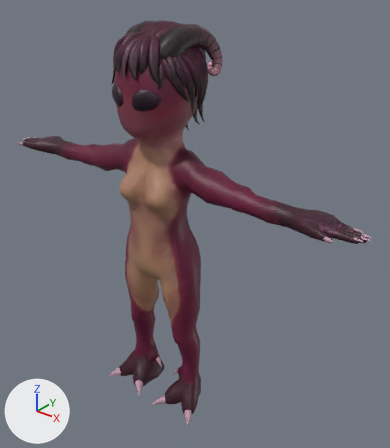
The Blender file 3dModels/follow/follow.blend: old version first, new version second.
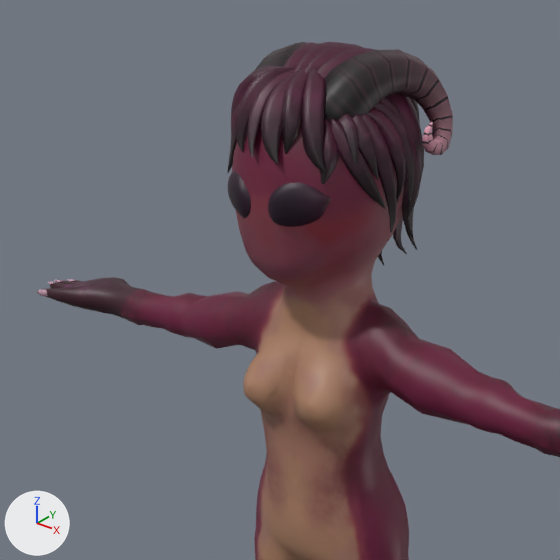
The first picture shows the older version from a 50 mm lens placed at (1.449, -1.538, 1.936), pointed at (0.098, 0.151, 0.889). The close-ups show both versions on the part from 0% to 71% of the width and 0% to 61% of the height of that picture; other places that the commit changed are outside them. Every picture has the same lights, and +X, +Y and +Z are marked at lower left.
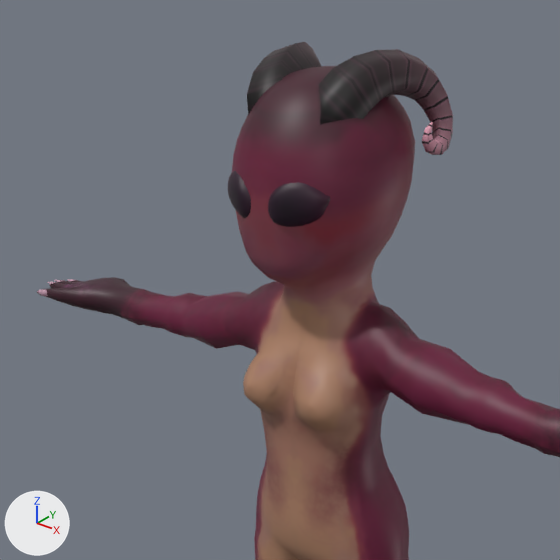
Where the change shows, as pixel boxes (x1, y1, x2, y2) in the close-ups (560 x 560 px):
'Hair_3', deleted (brown)
    before: (301, 67, 326, 172)
'Hair_7', deleted
    before: (360, 113, 397, 233)
'Hair_1', deleted
    before: (261, 70, 301, 164)
'Hair_2', deleted
    before: (282, 68, 307, 154)
'Hair_5', deleted
    before: (330, 119, 385, 209)
'Hair_8', deleted (brown)
    before: (367, 107, 406, 202)
'Hair_11', deleted (brown)
    before: (235, 67, 295, 152)
'Hair_27', deleted (brown)
    before: (247, 70, 294, 158)
'Hair_23', deleted (brown)
    before: (388, 94, 424, 182)
'Hair_24', deleted
    before: (374, 101, 414, 200)
'Hair_4', deleted (brown)
    before: (320, 120, 339, 184)
'Hair_26', deleted
    before: (380, 96, 420, 218)
'Hair_6', deleted
    before: (352, 114, 379, 180)
'Hair_40', deleted (brown)
    before: (317, 47, 420, 124)
'Hair_28', deleted
    before: (337, 113, 359, 164)
'Hair_37', deleted (brown)
    before: (304, 43, 363, 73)
'Hair_9', deleted (brown)
    before: (231, 66, 279, 118)
'Hair_38', deleted
    before: (294, 42, 341, 72)
'Hair_39', deleted
    before: (284, 42, 318, 69)
'Hair_36', deleted
    before: (402, 170, 413, 237)
'Hair_10', deleted
    before: (227, 103, 240, 173)
'Hair_33', deleted
    before: (393, 215, 407, 254)
'Hair_35', deleted
    before: (405, 208, 418, 250)
'Hair_21', deleted
    before: (405, 96, 420, 126)

Diff of the bpy script that builds the scene:
```diff
--- a/3dModels/follow/follow.blend.py
+++ b/3dModels/follow/follow.blend.py
@@ ob_hair_1 @@
-ob_hair_1 = bpy.data.objects.new('Hair_1', me_nurbspath_001)
-ob_hair_1.location = (0.0, 0.0, 0.0)
@@ ob_hair_2 @@
-ob_hair_2 = bpy.data.objects.new('Hair_2', me_nurbspath_033)
-ob_hair_2.location = (0.0, 0.0, 0.0)
@@ ob_hair_3 @@
-ob_hair_3 = bpy.data.objects.new('Hair_3', me_nurbspath_034)
-ob_hair_3.location = (0.0, 0.0, 0.0)
@@ ob_hair_4 @@
-ob_hair_4 = bpy.data.objects.new('Hair_4', me_nurbspath_035)
-ob_hair_4.location = (0.0, 0.0, 0.0)
@@ ob_hair_5 @@
-ob_hair_5 = bpy.data.objects.new('Hair_5', me_nurbspath_036)
-ob_hair_5.location = (0.0, 0.0, 0.0)
@@ ob_hair_6 @@
-ob_hair_6 = bpy.data.objects.new('Hair_6', me_nurbspath_039)
-ob_hair_6.location = (0.0, 0.0, 0.0)
@@ ob_hair_7 @@
-ob_hair_7 = bpy.data.objects.new('Hair_7', me_nurbspath_040)
-ob_hair_7.location = (0.0, 0.0, 0.0)
@@ ob_hair_8 @@
-ob_hair_8 = bpy.data.objects.new('Hair_8', me_nurbspath_042)
-ob_hair_8.location = (0.0, 0.0, 0.0)
@@ ob_hair_9 @@
-ob_hair_9 = bpy.data.objects.new('Hair_9', me_nurbspath_045)
-ob_hair_9.location = (0.0, 0.0, 0.0)
@@ ob_hair_10 @@
-ob_hair_10 = bpy.data.objects.new('Hair_10', me_nurbspath_046)
-ob_hair_10.location = (0.0, 0.0, 0.0)
@@ ob_hair_11 @@
-ob_hair_11 = bpy.data.objects.new('Hair_11', me_nurbspath_047)
-ob_hair_11.location = (0.0, 0.0, 0.0)
@@ ob_hair_21 @@
-ob_hair_21 = bpy.data.objects.new('Hair_21', me_nurbspath_057)
-ob_hair_21.location = (0.0, 0.0, 0.0)
@@ ob_hair_23 @@
-ob_hair_23 = bpy.data.objects.new('Hair_23', me_nurbspath_059)
-ob_hair_23.location = (0.0, 0.0, 0.0)
@@ ob_hair_24 @@
-ob_hair_24 = bpy.data.objects.new('Hair_24', me_nurbspath_060)
-ob_hair_24.location = (0.0, 0.0, 0.0)
@@ ob_hair_26 @@
-ob_hair_26 = bpy.data.objects.new('Hair_26', me_nurbspath_062)
-ob_hair_26.location = (0.0, 0.0, 0.0)
@@ ob_hair_27 @@
-ob_hair_27 = bpy.data.objects.new('Hair_27', me_nurbspath_063)
-ob_hair_27.location = (0.0, 0.0, 0.0)
@@ ob_hair_28 @@
-ob_hair_28 = bpy.data.objects.new('Hair_28', me_nurbspath_064)
-ob_hair_28.location = (0.0, 0.0, 0.0)
@@ ob_hair_33 @@
-ob_hair_33 = bpy.data.objects.new('Hair_33', me_nurbspath_069)
-ob_hair_33.location = (0.0, 0.0, 0.0)
@@ ob_hair_35 @@
-ob_hair_35 = bpy.data.objects.new('Hair_35', me_nurbspath_071)
-ob_hair_35.location = (0.0, 0.0, 0.0)
@@ ob_hair_36 @@
-ob_hair_36 = bpy.data.objects.new('Hair_36', me_nurbspath_072)
-ob_hair_36.location = (0.0, 0.0, 0.0)
@@ ob_hair_37 @@
-ob_hair_37 = bpy.data.objects.new('Hair_37', me_nurbspath_073)
-ob_hair_37.location = (0.0, 0.0, 0.0)
@@ ob_hair_38 @@
-ob_hair_38 = bpy.data.objects.new('Hair_38', me_nurbspath_074)
-ob_hair_38.location = (0.0, 0.0, 0.0)
@@ ob_hair_39 @@
-ob_hair_39 = bpy.data.objects.new('Hair_39', me_nurbspath_075)
-ob_hair_39.location = (0.0, 0.0, 0.0)
@@ ob_hair_40 @@
-ob_hair_40 = bpy.data.objects.new('Hair_40', me_nurbspath_076)
-ob_hair_40.location = (0.0, 0.0, 0.0)
```
